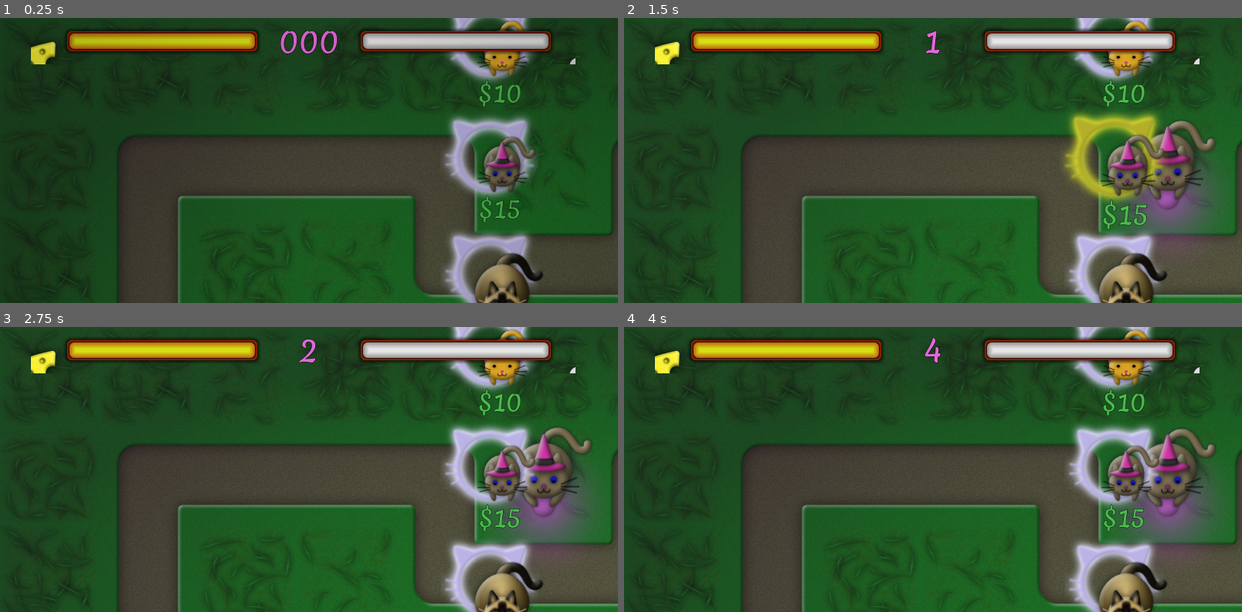
Above: before the commit, frames 1-4 (two rows, left to right).
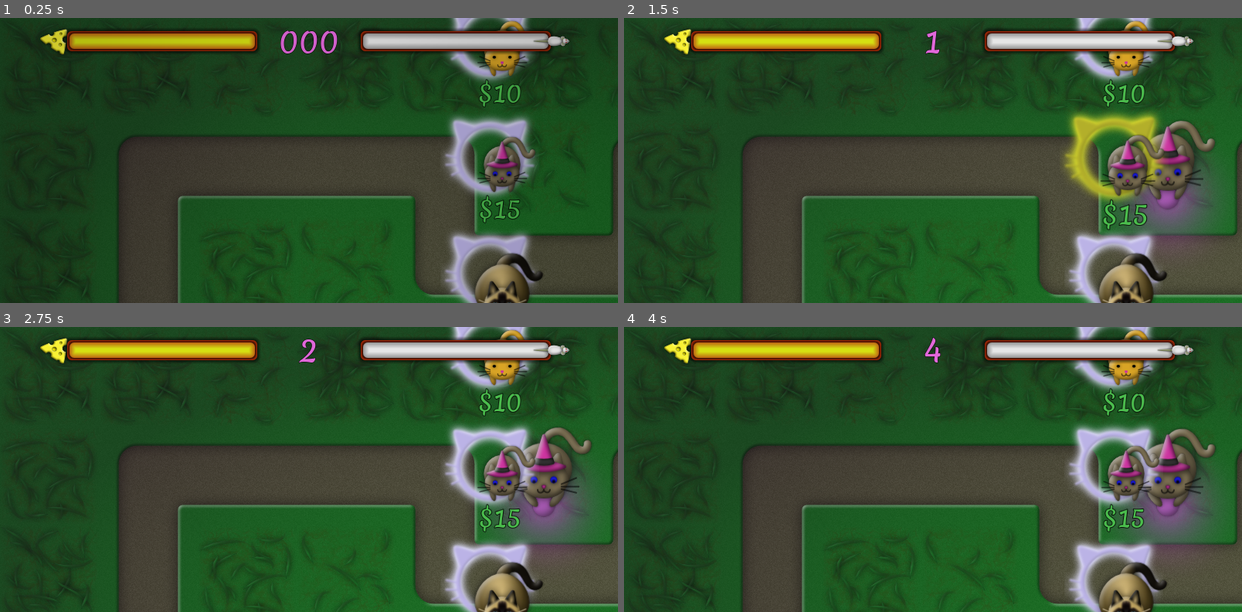
Above: after the commit, the same moments.

Repository: vibrunazo/godot-cats
Game: Godot game, scene res://scenes/maps/Map02.tscn
The game is run twice, just before and just after one commit, with the same random seed, the same clock (stepped at 60 frames per second) and the same inputs. This scene is started directly instead of the project's main scene. Sound files missing from this copy of the repository are replaced by a short silence.
Inputs:
- Up to frame 1 (0.25 s): no input
- Up to frame 2 (1.5 s): click "$10" at 0.5 s; click "$15" at 1.25 s
- Up to frame 3 (2.75 s): click "$20" at 2 s
- Up to frame 4 (4 s): click "$10" at 2.75 s; click "$15" at 3.5 s

The runs differ from the first frame. In frame 1, 0.7% of the frame differs, in the area x 5-94%, y 3-71%; in frame 2, 0.7%, in the area x 5-94%, y 3-75%; in frame 3, 0.7%; in frame 4, 0.7%.

Commit message:
fix map cheese icon

Diff:
--- a/resources/cats_theme.tres
+++ b/resources/cats_theme.tres
@@ -37,7 +37,7 @@
 Label/colors/font_color_shadow = Color( 0, 0, 0, 0 )
 Label/colors/font_outline_color = Color( 0, 0, 0, 1 )
 Label/colors/font_outline_modulate = Color( 1, 1, 1, 1 )
-Label/constants/outline_size = 2
+Label/constants/outline_size = 4
 Label/constants/line_spacing = 3
 Label/constants/shadow_as_outline = 0
 Label/constants/shadow_offset_x = 1
--- a/scenes/maps/Map.tscn
+++ b/scenes/maps/Map.tscn
@@ -887,7 +887,7 @@
 size_flags_vertical = 4
 texture = ExtResource( 3 )
 expand_mode = 1
-stretch_mode = 1
+stretch_mode = 5
 flip_h = true
 
 [node name="LifeBar" type="ProgressBar" parent="UI/HUD/TopBar"]
@@ -961,7 +961,7 @@
 size_flags_vertical = 4
 texture = ExtResource( 11 )
 expand_mode = 1
-stretch_mode = 1
+stretch_mode = 5
 
 [node name="Tooltips" type="Control" parent="UI"]
 offset_right = 40.0
--- /dev/null
+++ b/tools/capture/tmp/fontdiag.gd
@@ -0,0 +1,27 @@
+extends SceneTree
+
+func _init() -> void:
+	call_deferred("_run")
+
+func _run() -> void:
+	await process_frame
+	await process_frame
+	var packed: PackedScene = load("res://scenes/maps/Map01.tscn") as PackedScene
+	var map: Node2D = packed.instantiate() as Node2D
+	root.add_child(map)
+	current_scene = map
+	for i: int in range(20):
+		await process_frame
+	var lab: Label = map.get_node("UI/HUD/ActionBar/M1/Cat1/Label") as Label
+	var f: Font = lab.get_theme_font("font", "Label")
+	print("DIAG price font=", f.resource_path if (f as Resource).resource_path != "" else "(builtin " + f.get_class() + ")")
+	var mpacked: PackedScene = load("res://scenes/maps/MainScene.tscn") as PackedScene
+	var menu: Node = mpacked.instantiate()
+	root.add_child(menu)
+	for i: int in range(20):
+		await process_frame
+	var title: Label = menu.get_node("CanvasLayer/MainMenu/HBoxContainer/MainMenu") as Label
+	var tf: Font = title.get_theme_font("font", "Label")
+	print("DIAG title font=", tf.resource_path if (tf as Resource).resource_path != "" else "(builtin " + tf.get_class() + ")")
+	print("DIAG title size=", title.get_theme_font_size("font_size", "Label"), " outline=", title.get_theme_constant("outline_size", "Label"))
+	quit(0)
--- /dev/null
+++ b/tools/capture/tmp/rects.gd
@@ -0,0 +1,22 @@
+extends SceneTree
+
+func _init() -> void:
+	call_deferred("_run")
+
+func _run() -> void:
+	for tr_path: String in ProjectSettings.get_setting("locale/translations", []):
+		var tr_res: Translation = load(tr_path) as Translation
+		if tr_res != null:
+			TranslationServer.add_translation(tr_res)
+	var packed: PackedScene = load("res://scenes/maps/Map01.tscn") as PackedScene
+	var map: Node2D = packed.instantiate() as Node2D
+	root.add_child(map)
+	current_scene = map
+	for i: int in range(30):
+		await process_frame
+	var btn: Control = map.get_node("UI/HUD/ActionBar/M1/Cat1") as Control
+	var icon: Control = btn.get_node("CenterContainer/TextureRect") as Control
+	print("DIAG btn global=", btn.get_global_rect(), " icon global=", icon.get_global_rect())
+	var li: Control = map.get_node("UI/HUD/TopBar/LifeIconRoot/LifeIcon") as Control
+	print("DIAG cheese global=", li.get_global_rect(), " min=", li.custom_minimum_size)
+	quit(0)
--- /dev/null
+++ b/tools/capture/tmp/selcap.gd
@@ -0,0 +1,30 @@
+extends SceneTree
+
+func _init() -> void:
+	call_deferred("_run")
+
+func _run() -> void:
+	for tr_path: String in ProjectSettings.get_setting("locale/translations", []):
+		var tr_res: Translation = load(tr_path) as Translation
+		if tr_res != null:
+			TranslationServer.add_translation(tr_res)
+	var packed: PackedScene = load("res://scenes/maps/Map01.tscn") as PackedScene
+	var map: Node2D = packed.instantiate() as Node2D
+	root.add_child(map)
+	current_scene = map
+	for i: int in range(30):
+		await process_frame
+	map.action_pressed("Cat1", null)
+	for i: int in range(2):
+		await process_frame
+	map.cat_building.global_position = Vector2(832, 320)
+	map.action_released("Cat1", null)
+	for i: int in range(10):
+		await process_frame
+	var cat: Node2D = map.get_cat_at(Vector2(832, 320))
+	map.select_cat(cat)
+	for i: int in range(60):
+		await process_frame
+	var img: Image = root.get_texture().get_image()
+	print("SELIMG saved=", img.save_png("res://captures/new/selected.png") == OK)
+	quit(0)
--- /dev/null
+++ b/tools/capture/tmp/uidiag.gd
@@ -0,0 +1,32 @@
+extends SceneTree
+
+func _init() -> void:
+	call_deferred("_run")
+
+func _run() -> void:
+	for tr_path: String in ProjectSettings.get_setting("locale/translations", []):
+		var tr_res: Translation = load(tr_path) as Translation
+		if tr_res != null:
+			TranslationServer.add_translation(tr_res)
+	var packed: PackedScene = load("res://scenes/maps/Map01.tscn") as PackedScene
+	var map: Node2D = packed.instantiate() as Node2D
+	root.add_child(map)
+	current_scene = map
+	for i: int in range(30):
+		await process_frame
+	var cheese: TextureRect = map.get_node("UI/HUD/TopBar/CheeseIcon") as TextureRect
+	if cheese == null:
+		print("DIAG topbar children:")
+		for c: Node in map.get_node("UI/HUD/TopBar").get_children():
+			print("DIAG  - ", c.name, " type=", c.get_class())
+	else:
+		print("DIAG cheese rect=", cheese.get_rect(), " tex=", (cheese.texture as Texture2D).get_size() if cheese.texture else Vector2.ZERO, " expand=", cheese.expand_mode, " stretch=", cheese.stretch_mode)
+	var btn: Node = map.get_node("UI/HUD/ActionBar/M1/Cat1")
+	print("DIAG btn size=", (btn as Control).size, " min=", (btn as Control).custom_minimum_size)
+	var cc: Node = btn.get_node("CenterContainer")
+	print("DIAG cc class=", cc.get_class(), " rect=", (cc as Control).get_rect())
+	var trr: TextureRect = cc.get_child(0) as TextureRect
+	print("DIAG icon rect=", trr.get_rect(), " min=", trr.custom_minimum_size, " tex=", (trr.texture as Texture2D).get_size() if trr.texture else Vector2.ZERO, " expand=", trr.expand_mode, " stretch=", trr.stretch_mode)
+	var lab: Label = btn.get_node("Label") as Label
+	print("DIAG label font=", (lab.get_theme_font("font", "Label") as Font).get_class() if lab.has_theme_font("font", "Label") else lab.get_theme_default_font().resource_name, " size=", lab.get_theme_font_size("font_size", "Label"), " outline=", lab.get_theme_constant("outline_size", "Label"), " theme=", (lab.theme as Resource).resource_path if lab.theme else "inherited")
+	quit(0)
Binary file changed: captures/new/combat.png
Binary file changed: captures/new/level1.png
Binary file changed: captures/new/level1_diff.png
Binary file changed: captures/new/level1_side_by_side.png
Binary file changed: captures/new/menu.png
Binary file changed: captures/new/menu_diff.png
Binary file changed: captures/new/menu_side_by_side.png
Binary file added: captures/new/selected.png
Not shown, added: tools/capture/tmp/.gdignore
Not shown, changed: .gitignore
